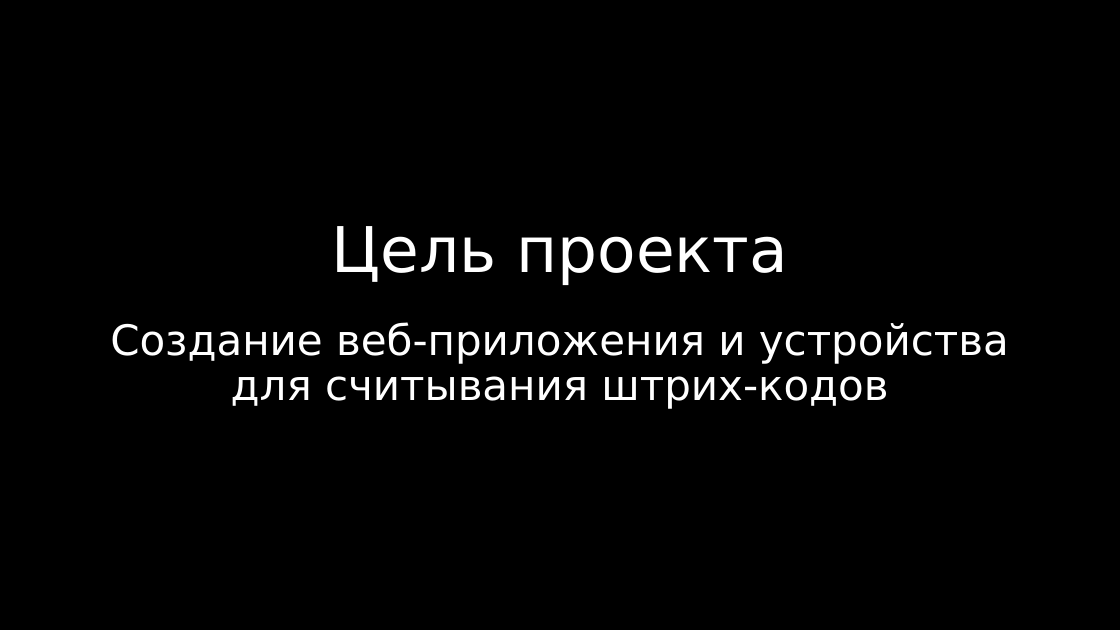
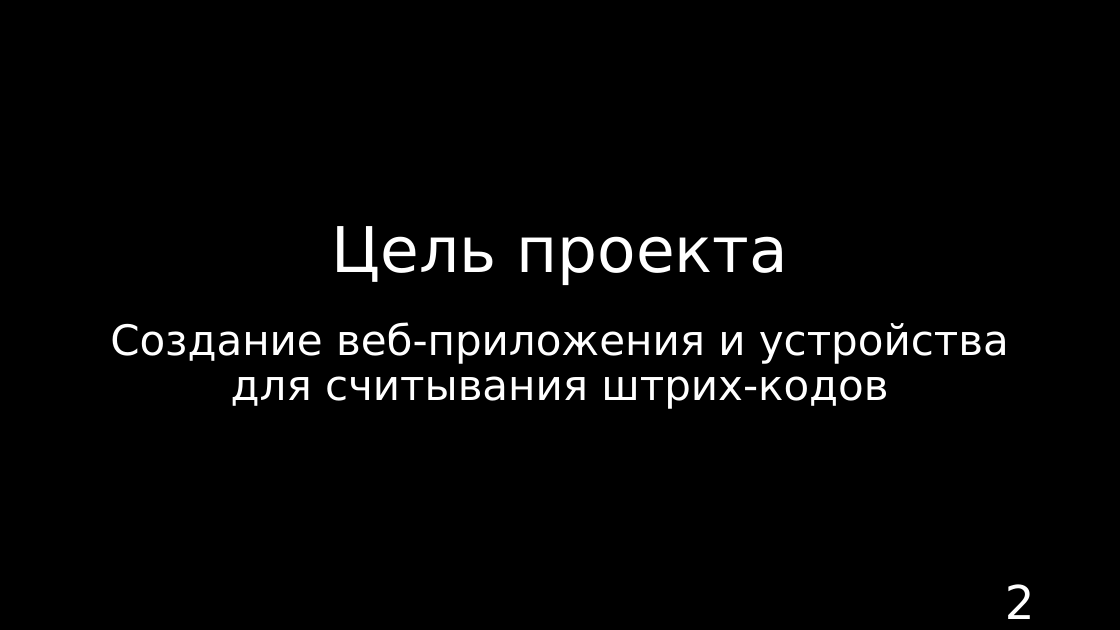
Before and after one commit to Komaricus/SmartFood, a slide deck: slide 2 of 15.11.2018 16-30.pptx. Drawn at 1120x630 pixels with LibreOffice and Linux fonts; fonts in the diff are those of the drawing; background and template pictures are left out. Boxes give left, top, right and bottom in pixels: in the first picture for what was removed or moved away, otherwise in the second. Text is boxed around its words. In the diff, an @@ line names an element or a change of style, - is before the commit and + after.

```diff
--- a/15.11.2018 16-30.pptx
+++ b/15.11.2018 16-30.pptx
@@ page number added at (x1=1005, y1=584, x2=1035, y2=619), 40 pt, text #FFFFFF @@
+2
```
Also in this commit, not shown: 4 other slides changed.
